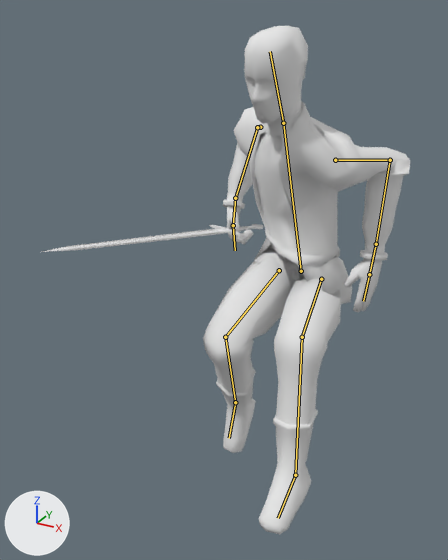
Renders of the Blender file Assets/Models/MainChar/MainCharNEW/mainChar4.blend from each side of a commit.
The view is the same before and after, from a 50 mm camera at (2.35, -5.97, 6.65) aimed at (-0.42, -0.93, 4.13). The lights are fixed; the arrows at lower left show +X, +Y and +Z. Both versions are drawn at frame 20 of the action 'Jump'; the numbers are the values there. The bones that bend it are drawn over the model as lines.
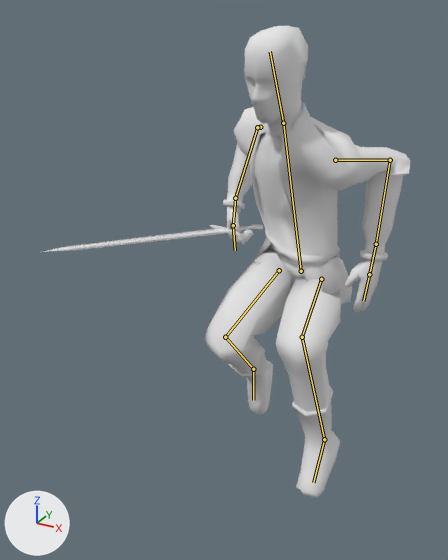
The change, as JSON lines over the scene's bpy script:
```json
{"block": "bone_lowerleg_r", "where": "bone_lowerleg_r = bpy.data.objects['Armature'].pose.bones['LowerLeg.R']  # child of 'UpperLeg.R'"}
{"op": "set", "path": "bone_lowerleg_r.rotation_quaternion", "old": "(0.705, 0.703, -0.096, 0.005)", "new": "(0.573, 0.813, -0.099, -0.005)", "note": "degrees (90, -8, -7) -> degrees (110, -6, -10)"}
{"block": "bone_lowerleg_l", "where": "bone_lowerleg_l = bpy.data.objects['Armature'].pose.bones['LowerLeg.L']  # child of 'UpperLeg.L'"}
{"op": "set", "path": "bone_lowerleg_l.rotation_quaternion", "old": "(0.843, 0.53, 0.081, 0.034)", "new": "(0.692, 0.71, 0.13, 0.019)", "note": "degrees (65, 6, 8) -> degrees (92, 9, 12)"}
```

Where the change shows, as pixel boxes [x1, y1, x2, y2] in the pictures (448 x 560 px):
```json
{"object": "Plane", "change": "posed", "before": [203, 26, 410, 534], "after": [205, 26, 410, 498], "on screen": "7% shorter"}
{"bone": "LowerLeg.R", "before": "(225, 337) to (235, 402)", "after": "(225, 337) to (253, 369)"}
{"bone": "LowerLeg.L", "before": "(302, 337) to (295, 475)", "after": "(302, 337) to (324, 439)"}
```
